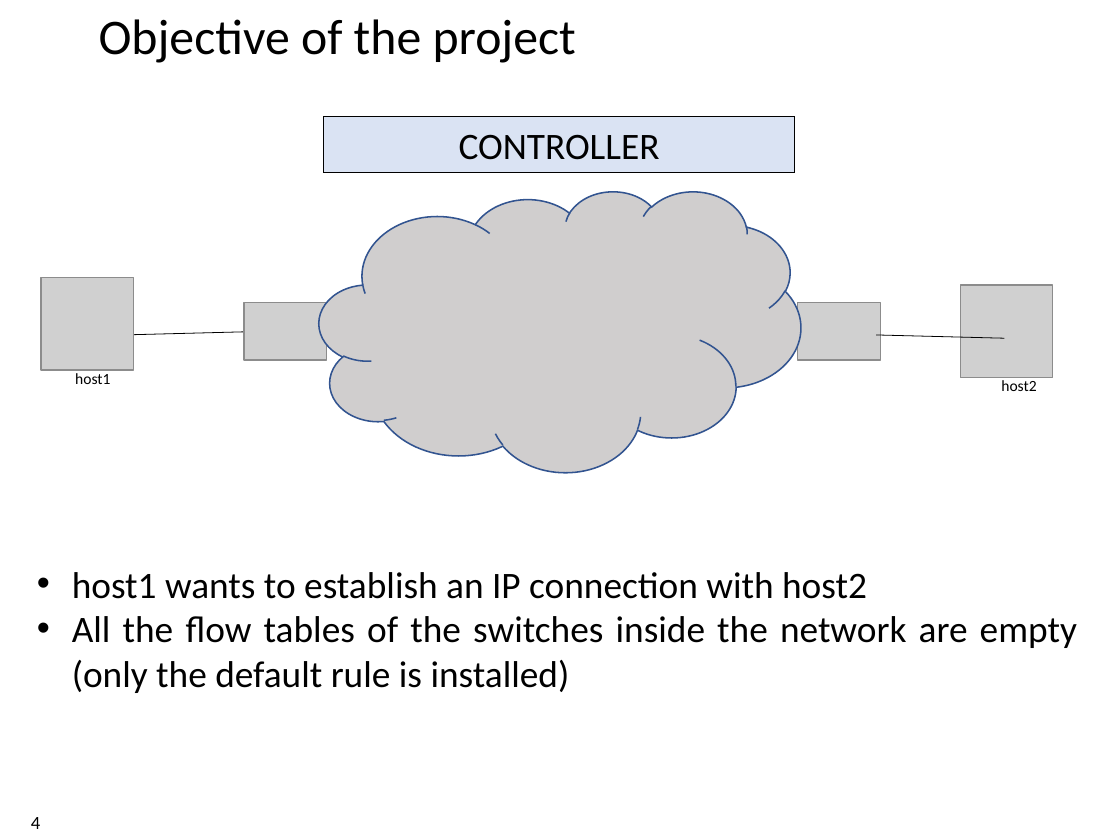
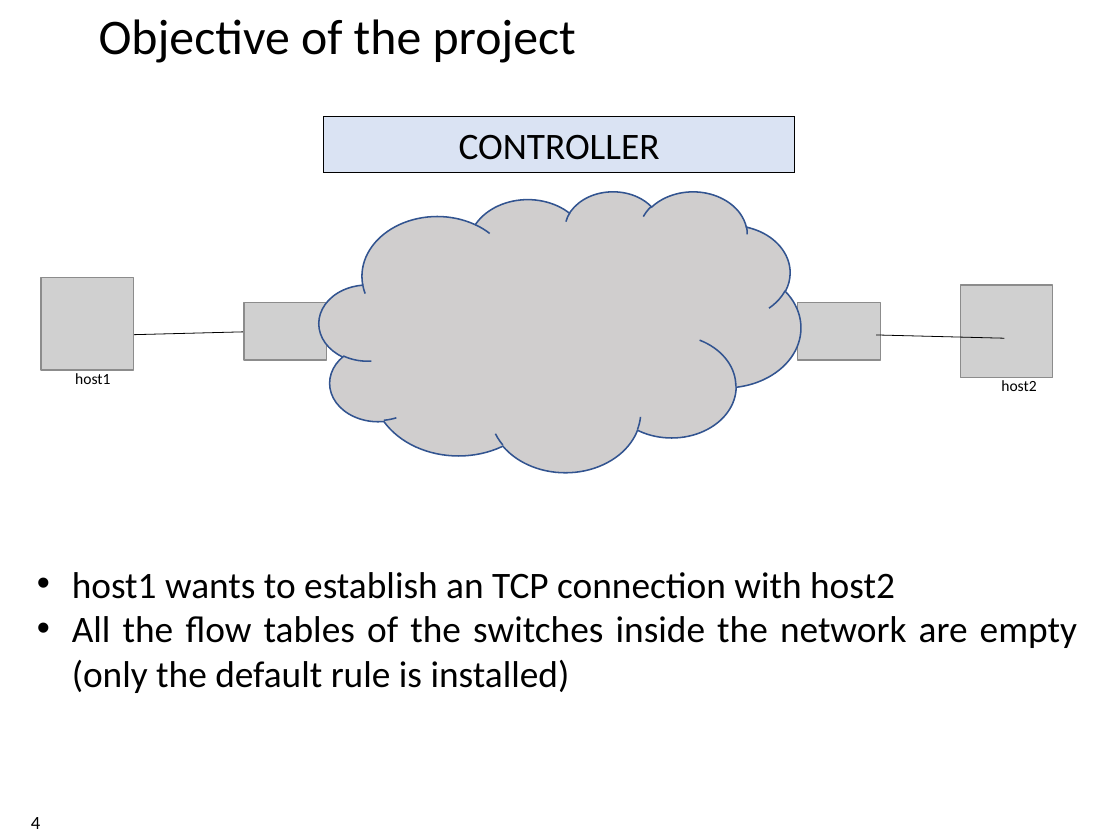
Before and after one commit to xdl907/switching-and-routing-project, a slide deck: slide 4 of template_project_exam__1_.pptx. Drawn at 1120x840 pixels with LibreOffice and Linux fonts; fonts in the diff are those of the drawing; grey boxes stand for pictures; background and template pictures are left out. Boxes give left, top, right and bottom in pixels: in the first picture for what was removed or moved away, otherwise in the second. Text is boxed around its words. In the diff, an @@ line names an element or a change of style, - is before the commit and + after.

```diff
--- a/template_project_exam__1_.pptx
+++ b/template_project_exam__1_.pptx
@@ text at box(72, 572, 895, 599): text changed @@
-• host1 wants to establish an IP connection with host2
+• host1 wants to establish an TCP connection with host2
```
Also in this commit, not shown: 6 other slides changed, 3 slides added, 2 slides removed.
